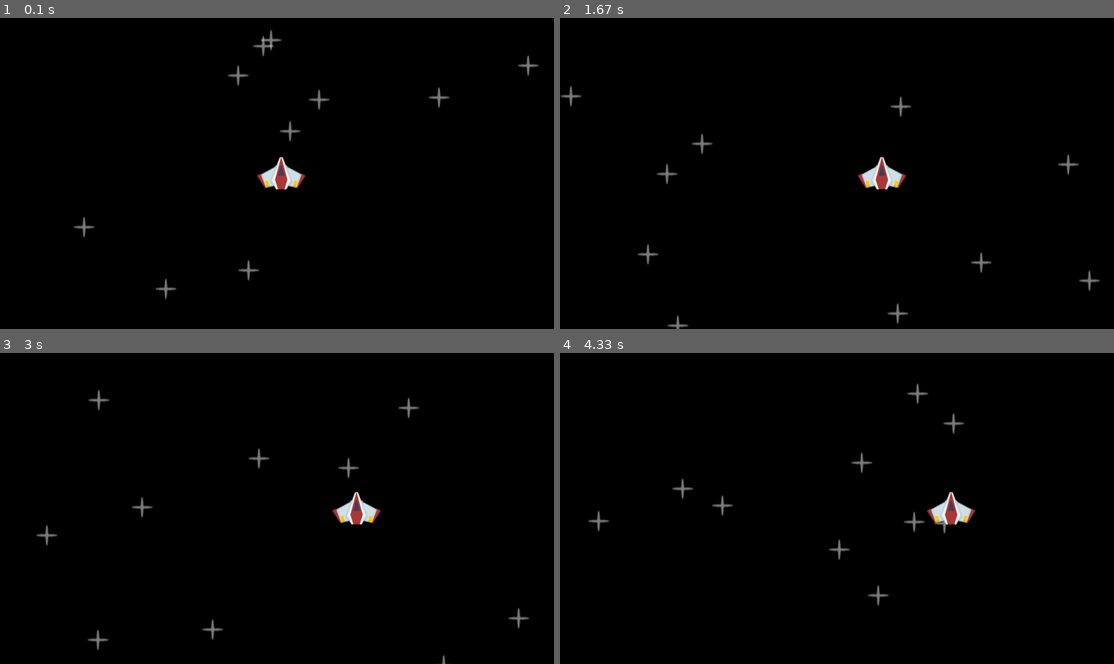
Above: before the commit, frames 1-4 (two rows, left to right).
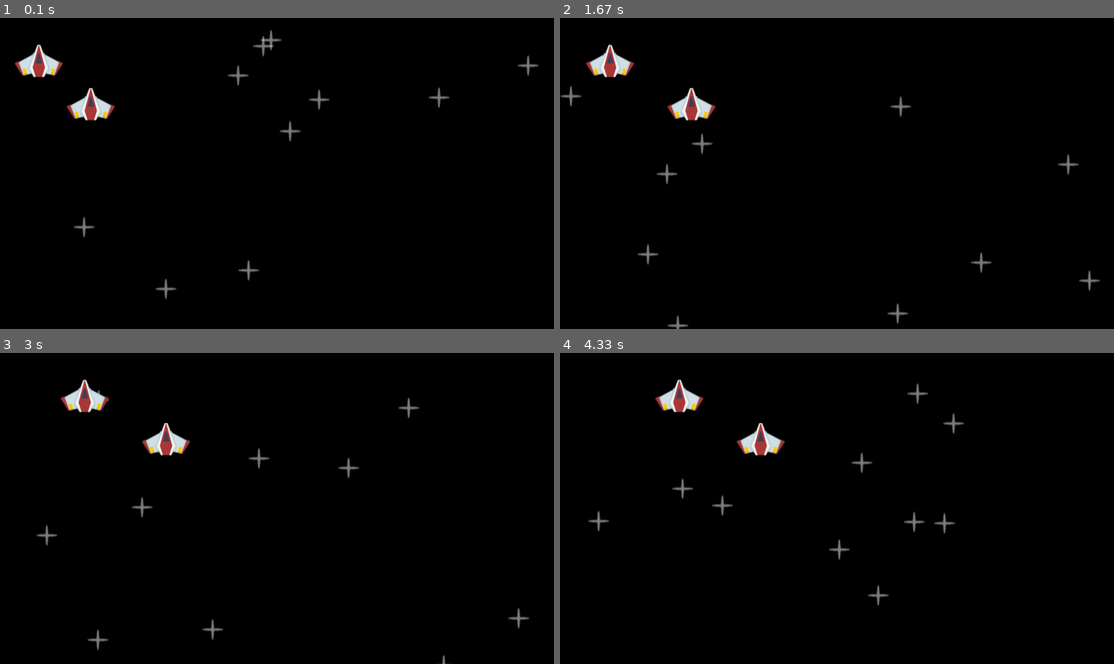
Above: after the commit, the same moments.

Repository: junaid-h0ssain/pygame_1
Game: pygame game, started from main.py
The game is run twice, just before and just after one commit, with the same random seed, the same clock (stepped at 60 frames per second) and the same inputs.
Inputs:
- Up to frame 1 (0.1 s): no input
- Up to frame 2 (1.67 s): no input
- Up to frame 3 (3 s): no input
- Up to frame 4 (4.33 s): no input

The runs differ from the first frame. In frame 1, 1.5% of the frame differs, in the area x 2-56%, y 8-56%; in frame 2, 1.5%; in frame 3, 1.5%; in frame 4, 1.5%.

Commit message:
made classes

Diff:
--- a/entities.py
+++ b/entities.py
@@ -3,38 +3,37 @@
 screenHight = 720
 screenWidth = 1280
 screen = pygame.display.set_mode((screenWidth,screenHight))
-rb = 1
+
 
 class player:
     def __init__(self,x,y):
         self.x = x
         self.y = y
-
-
-    img = pygame.image.load('images/player.png').convert_alpha()
-    frect = img.get_frect(center = (screenWidth/2,screenHight/2))
-    #frect = img.get_frect(center = ()))
-    x_pos = 0
-    y_pos = 0
+        self.img = pygame.image.load('images/player.png').convert_alpha()
+        # frect = img.get_frect(center = (screenWidth/2,screenHight/2))
+        self.frect = self.img.get_frect(center = (x,y))
+        self.rb = 1
+        # x_pos = 0
+        # y_pos = 0
 
     def bounce1(self):
-        global rb
-        if player.frect.right <screenWidth and not rb:
-            player.frect.left+=1
+
+        if self.frect.right <screenWidth and not self.rb:
+            self.frect.left+=1
             # print(player.frect.right)
-            if player.frect.right==screenWidth:
-                rb = 1
-        if player.frect.left >0 and rb:
-            player.frect.right-=1
+            if self.frect.right==screenWidth:
+                self.rb = 1
+        if self.frect.left >0 and self.rb:
+            self.frect.right-=1
             # print(player.frect.right)
-            if player.frect.left==0:
-                rb = 0
+            if self.frect.left==0:
+                self.rb = 0
 
     def bounce2(self):
-        global rb
-        player.frect.x += rb * 1
-        if player.frect.right>screenWidth or player.frect.left<0:
-            rb*=-1
+
+        self.frect.x += self.rb * 1
+        if self.frect.right>screenWidth or self.frect.left<0:
+            self.rb*=-1
 
 class star:
     img = pygame.image.load('images/star.png').convert_alpha()
--- a/main.py
+++ b/main.py
@@ -7,24 +7,27 @@
 screenWidth = 1280
 screen = pygame.display.set_mode((screenWidth,screenHight))
 run = True
-
+p1 = player(100,100)
+p2 = player(200,200)
 
 while run:
-    pygame.display.set_caption(f'{player.frect}')
+    pygame.display.set_caption(f'{p1.frect}')
     # pygame.display.set_caption(str(pygame.display.get_current_refresh_rate()))
     keys = pygame.key.get_pressed()
     for event in pygame.event.get():
         if event.type == pygame.QUIT or (keys[pygame.K_ESCAPE]):
             run = False
 
-    player.bounce2(player(10,20))
+    p1.bounce1()
+    p2.bounce2()
 
     screen.fill('black')
 
     for i in range(10):
         screen.blit(star.img,(random.randint(0,1250),random.randint(0,700)))
 
-    screen.blit(player.img,player.frect)
+    screen.blit(p1.img,p1.frect)
+    screen.blit(p2.img,p2.frect)
     pygame.display.update()
 
 
